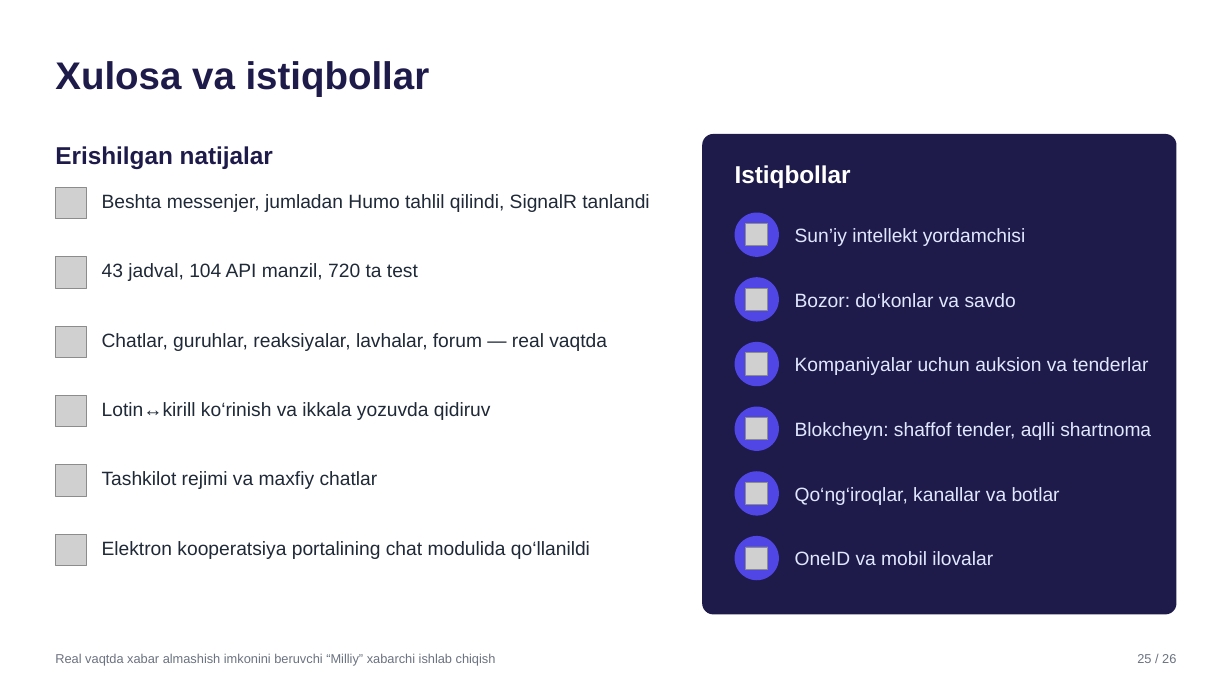
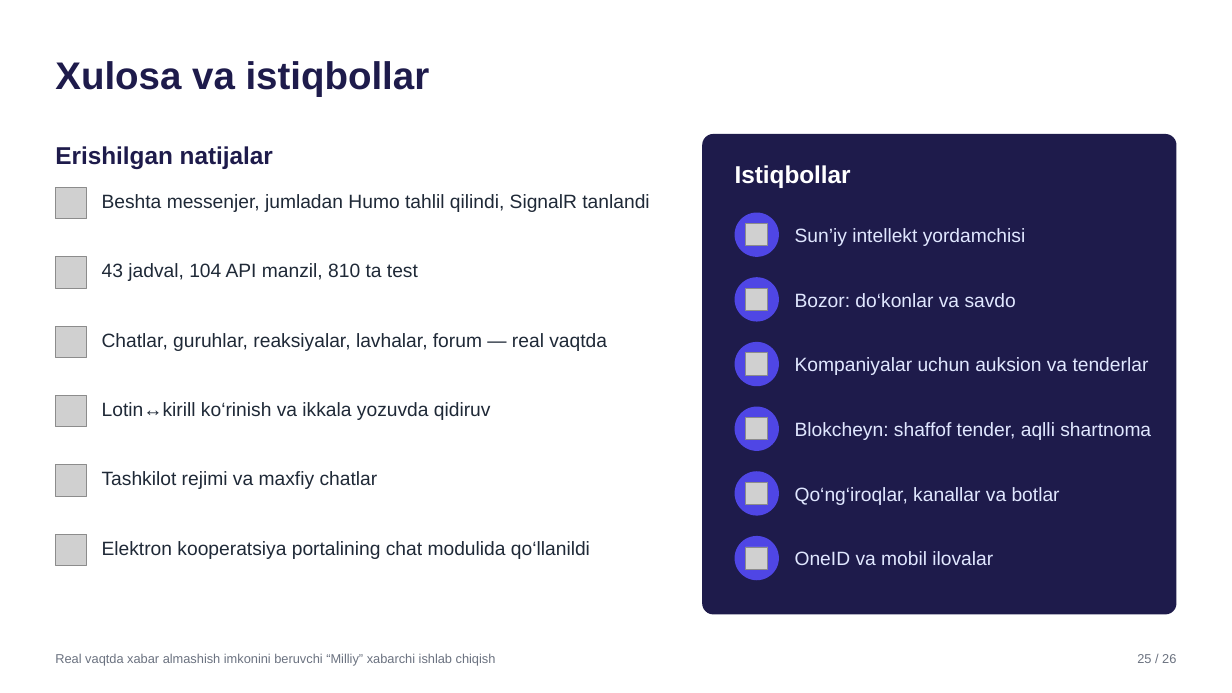
Before and after one commit to SardorSohinazarov/diplom-ish, a slide deck: slide 25 of diplom/Taqdimot_Sohinazarov_Sardor.pptx. Drawn at 1232x693 pixels with LibreOffice and Linux fonts; fonts in the diff are those of the drawing; grey boxes stand for pictures. Boxes give left, top, right and bottom in pixels: in the first picture for what was removed or moved away, otherwise in the second. Text is boxed around its words. In the diff, an @@ line names an element or a change of style, - is before the commit and + after.

```diff
--- a/diplom/Taqdimot_Sohinazarov_Sardor.pptx
+++ b/diplom/Taqdimot_Sohinazarov_Sardor.pptx
@@ text at (102, 263, 418, 281): text changed @@
-43 jadval, 104 API manzil, 720 ta test
+43 jadval, 104 API manzil, 810 ta test
```
Also in this commit, not shown: 2 other slides changed, 12 other files.
